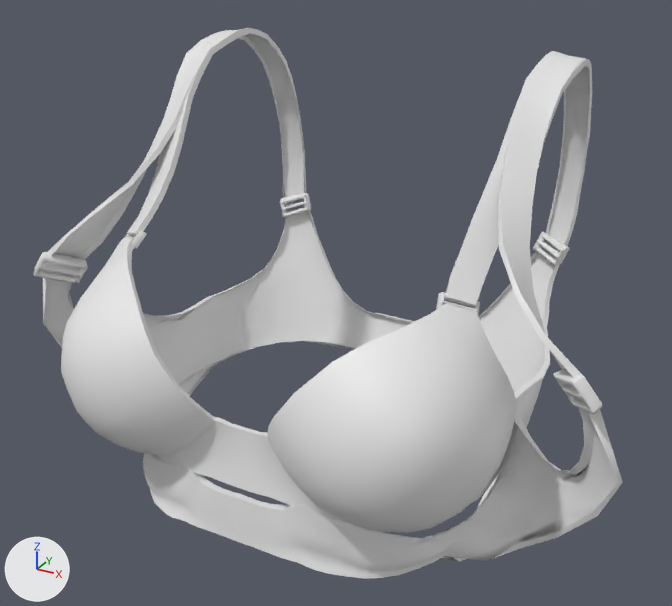
What one commit did to the glTF model Mesh/Clothing/PlainBra/PlainBra.glb.
Both versions are drawn from a 50 mm camera at (0.286, -0.535, 1.617) aimed at (0.005, -0.025, 1.362). Lighting does not change. The marker at lower left points along +X, +Y and +Z. The first picture is the older version. Both versions are drawn at full value of the shape key 'BreastsHuge' of 'PlainBraPulledDown'; the numbers are the values there. Vertices at exactly the same position are counted once.

Names of what the first picture shows: 'PlainBra', 'PlainBraPulledDown'.
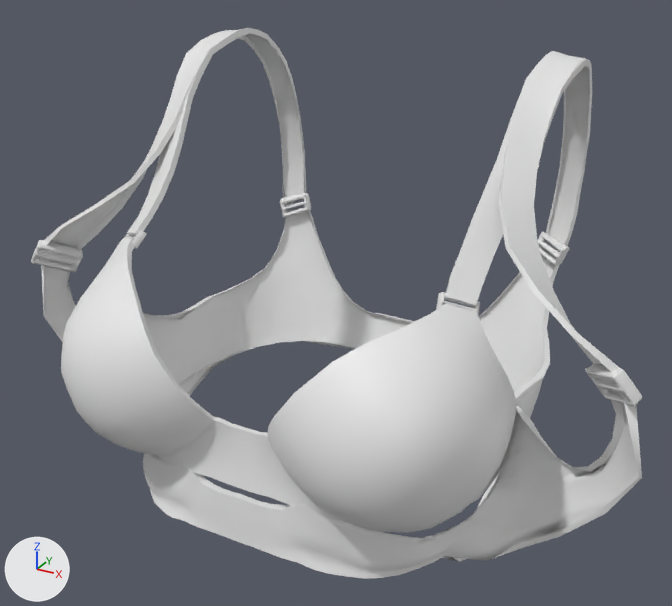
Patch to the scene script:
```diff
--- a/Mesh/Clothing/PlainBra/PlainBra.glb.py
+++ b/Mesh/Clothing/PlainBra/PlainBra.glb.py
@@ me_plane_005 @@
 # used by ob_plainbrapulleddown; location = (0.0, 0.0, 0.0)
-me_plane_005.from_pydata(...)  # 1512 vertices, 2748 faces; spans x -0.216..0.216, y -0.146..0.127, z 1.229..1.526
+me_plane_005.from_pydata(...)  # 1512 vertices, 2748 faces; spans x -0.225..0.225, y -0.146..0.127, z 1.229..1.526
+# me_plane_005 part 1: the loose piece of 60 vertices spanning x 0.17..0.202, y -0.1..-0.071, z 1.356..1.386 is multiplied about its middle by the matrix ((0.991, -0.132, -0.003), (0.132, 0.991, -0.005), (0.004, 0.005, 1.0)), then moved by (0.016, 0.013, 0.002)
+# me_plane_005 part 2: the loose piece of 60 vertices spanning x -0.202..-0.17, y -0.1..-0.071, z 1.356..1.386 is multiplied about its middle by the matrix ((0.991, 0.132, 0.003), (-0.132, 0.991, -0.005), (-0.004, 0.005, 1.0)), then moved by (-0.016, 0.013, 0.002)
+# me_plane_005 part 3: 101 of 1512 vertices moved; they spanned x 0.121..0.216, y -0.095..-0.022, z 1.241..1.457 and now span x 0.121..0.225, y -0.085..-0.021, z 1.241..1.457; mean shift (0.006, 0.006, 0.0); largest move (0.198, -0.091, 1.373) -> (0.215, -0.076, 1.374)
+# me_plane_005 part 4: 101 of 1512 vertices moved; they spanned x -0.216..-0.121, y -0.095..-0.022, z 1.241..1.457 and now span x -0.225..-0.121, y -0.085..-0.021, z 1.241..1.457; mean shift (-0.006, 0.006, 0.0); largest move (-0.198, -0.091, 1.373) -> (-0.215, -0.076, 1.374)
```

Pixel boxes (x1, y1, x2, y2) of what changed, in the pictures (672 x 606 px; the box of a moved part takes in the faces that stretch with it):
'PlainBraPulledDown', reshaped: before (33, 33, 623, 579); after (31, 33, 642, 579)
part 1 of me_plane_005, moved or reshaped: before (553, 369, 602, 414); after (585, 364, 642, 407)
part 2 of me_plane_005, moved or reshaped: before (33, 252, 88, 284); after (31, 240, 83, 272)
part 3 of me_plane_005, moved or reshaped: before (489, 164, 623, 560); after (489, 164, 642, 560)
part 4 of me_plane_005, moved or reshaped: before (43, 119, 187, 348); after (41, 119, 186, 342)
